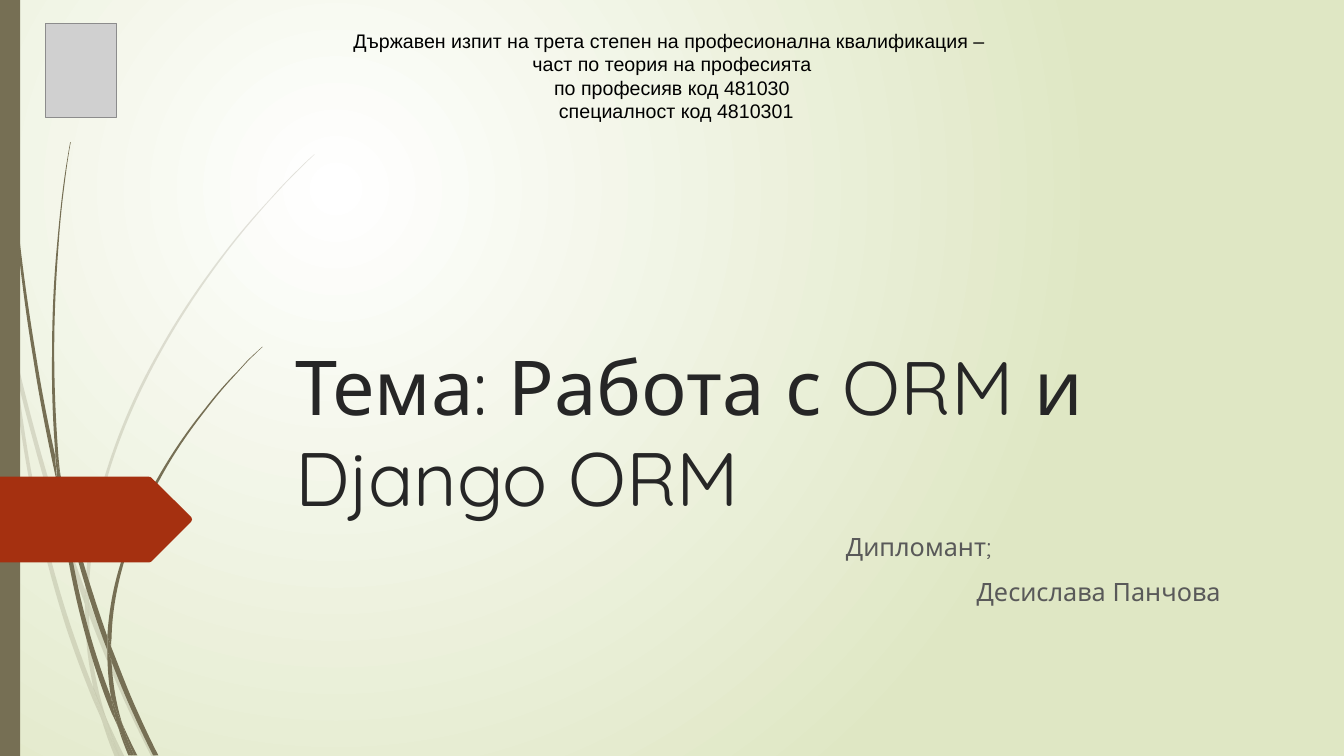
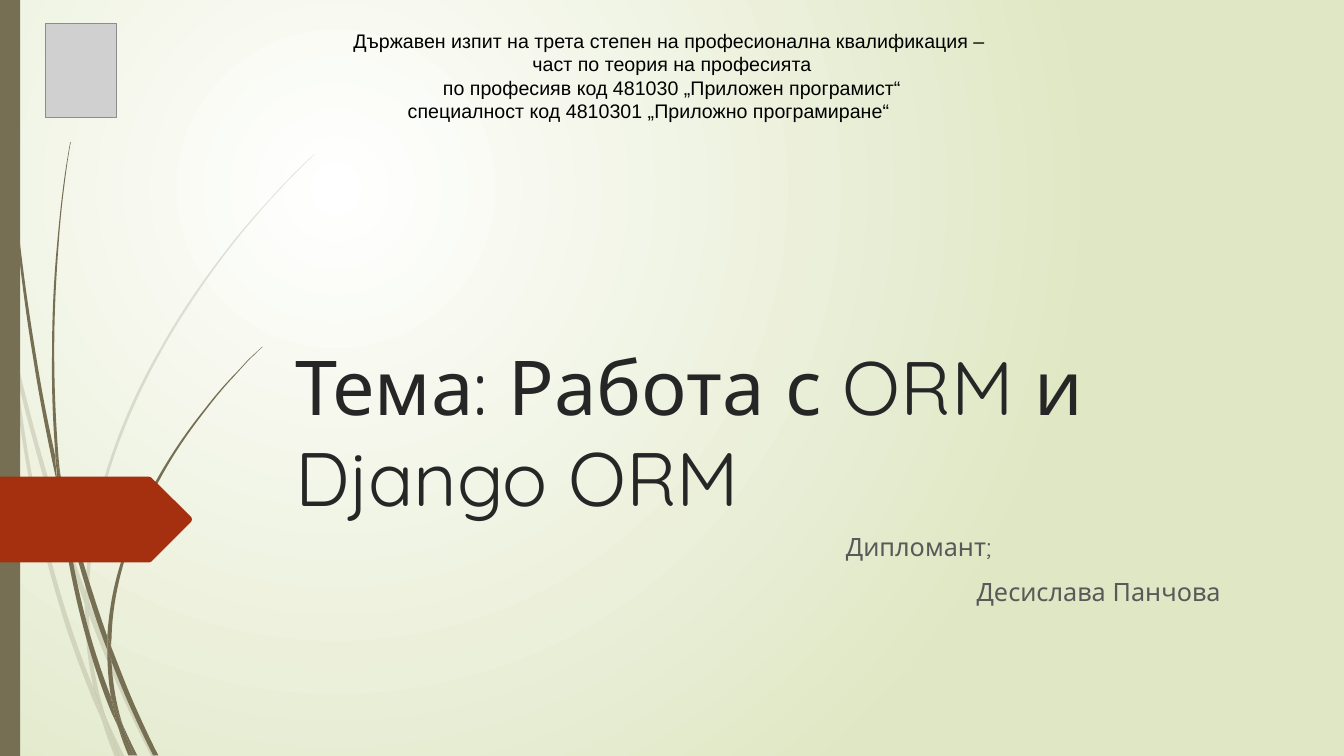
Before and after one commit to pgee-dzi2024/Theme_2509, a slide deck: slide 1 of dr/presentation.pptx. Drawn at 1344x756 pixels with LibreOffice and Linux fonts; fonts in the diff are those of the drawing; grey boxes stand for pictures. Boxes give left, top, right and bottom in pixels: in the first picture for what was removed or moved away, otherwise in the second. Text is boxed around its words. In the diff, an @@ line names an element or a change of style, - is before the commit and + after.

Commit message:
dr

```diff
--- a/dr/presentation.pptx
+++ b/dr/presentation.pptx
@@ text at bbox=[408, 80, 900, 122]: text changed @@
-по професияв код 481030
-специалност код 4810301
+по професияв код 481030 „Приложен програмист“
+специалност код 4810301 „Приложно програмиране“
```
